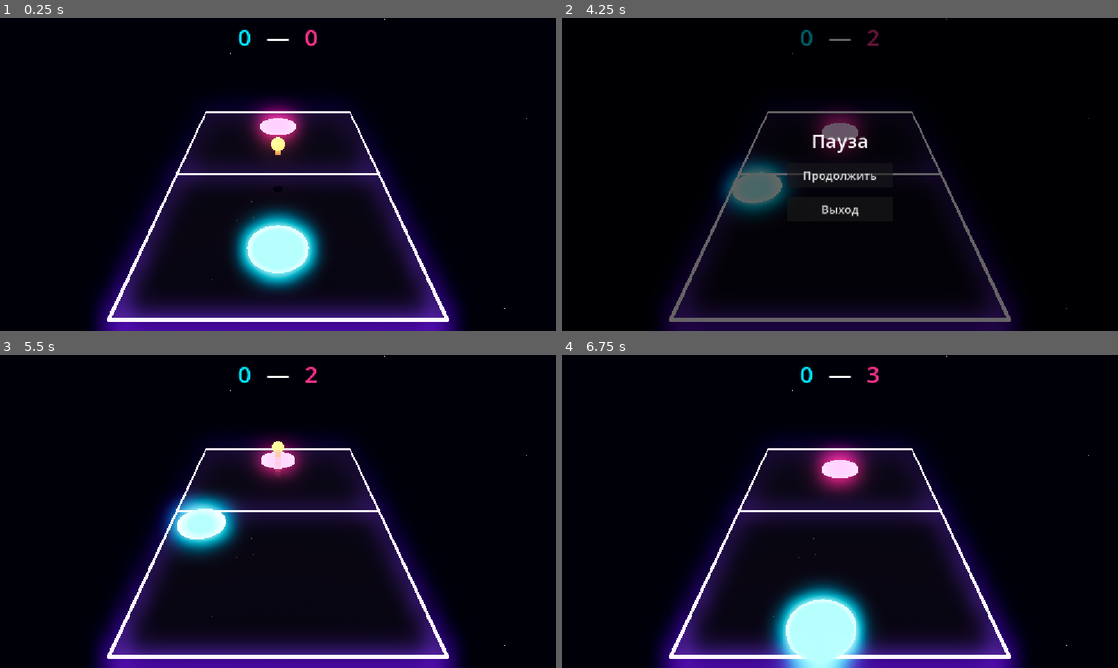
Above: before the commit, frames 1-4 (two rows, left to right).
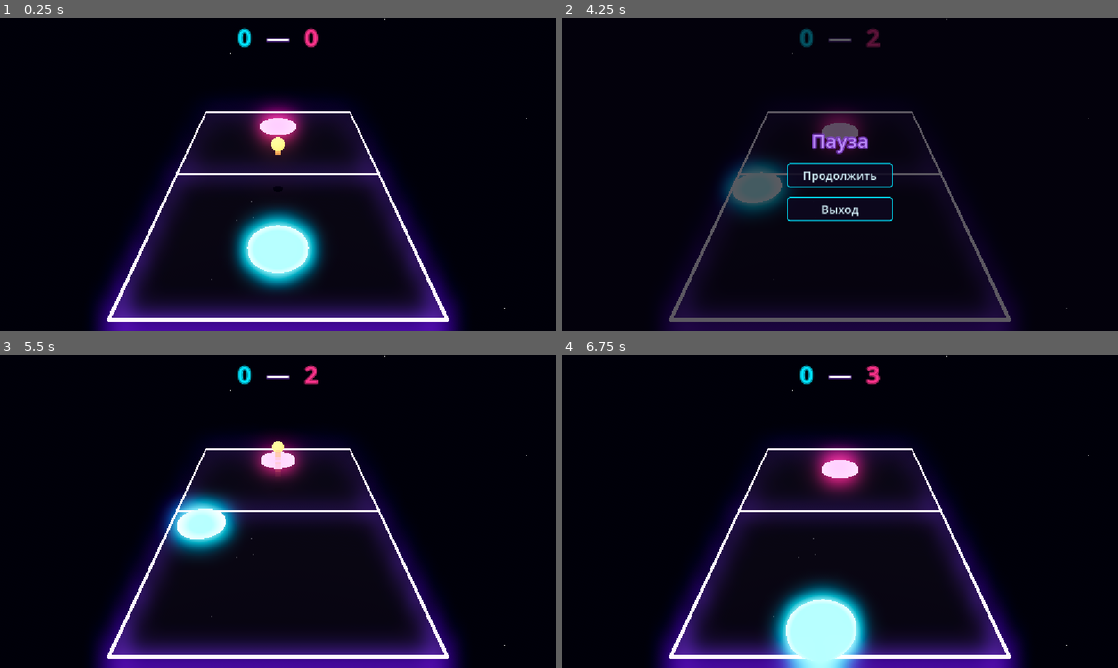
Above: after the commit, the same moments.

Repository: konserva93/galaxy-pong-2
Game: Godot game, scene res://scenes/Main.tscn
The game is run twice, just before and just after one commit, with the same random seed, the same clock (stepped at 60 frames per second) and the same inputs. Sound files missing from this copy of the repository are replaced by a short silence.
Inputs (mouse positions are in pixels of both pictures, inside the frame that each line leads up to):
- Up to frame 1 (0.25 s): no input
- Up to frame 2 (4.25 s): move the mouse to (962, 158) at 0.52 s; hold D (move_right) 0.53-1.28 s; click (962, 158) at 0.67 s; tap Enter at 1.25 s; move the mouse to (728, 190) at 1.27 s; hold S (move_back) 1.28-2.03 s; move the mouse to (895, 105) at 2.02 s; hold D (move_right) 2.03-2.78 s; move the mouse to (812, 237) at 2.77 s; hold W (move_forward) 2.78-3.53 s; click (812, 237) at 2.92 s; move the mouse to (1006, 221) at 3.52 s; hold A (move_left) from 3.53 s (still down); tap Escape (pause) at 4.15 s
- Up to frame 3 (5.5 s): move the mouse to (111, 464) at 4.27 s; release A (move_left) at 5 s; click "Продолжить" at 5 s
- Up to frame 4 (6.75 s): tap Space (restart) at 5.75 s; move the mouse to (867, 511) at 5.77 s; hold S (move_back) 5.78-6.53 s; click (867, 511) at 5.92 s; move the mouse to (756, 433) at 6.52 s; hold D (move_right) from 6.53 s (still down)

The runs differ from the first frame. In frame 1, 0.2% of the frame differs, in the area x 42-58%, y 3-10%; in frame 2, 1.2%, in the area x 40-60%, y 3-66%; in frame 3, 0.2%; in frame 4, 0.2%.

Commit message:
feat: neon styling for HUD/PauseMenu/GameOverScreen (task 6.5)
Text glow is emulated (no custom font) via font_outline_color plus a
zero-offset font_shadow_color, which reads as a halo rather than a
drop shadow. HUD score labels and menu titles pick up the same
cyan/orange-pink/purple palette as the 3D scene (purple reused from
the 6.2 field grid as a neutral, non-side-specific accent for menu
titles). GameOverScreen's winner text now recolors to the actual
winner's hue instead of staying neutral.

PauseMenu/GameOverScreen dim backgrounds shift from flat black to the
same dark-purple tint as the skybox/fog, and their buttons share a new
theme/neon_theme.tres (dark fill, cyan border) instead of the default
gray Godot theme.

Diff:
--- a/scenes/GameOverScreen.tscn
+++ b/scenes/GameOverScreen.tscn
@@ -1,18 +1,20 @@
-[gd_scene load_steps=2 format=3]
+[gd_scene load_steps=3 format=3]
 
 [ext_resource type="Script" path="res://scripts/game_over_screen.gd" id="1_game_over_screen"]
+[ext_resource type="Theme" path="res://theme/neon_theme.tres" id="2_neon_theme"]
 
 [node name="GameOverScreen" type="Control"]
 process_mode = 3
 anchor_right = 1.0
 anchor_bottom = 1.0
 visible = false
+theme = ExtResource("2_neon_theme")
 script = ExtResource("1_game_over_screen")
 
 [node name="DimBackground" type="ColorRect" parent="."]
 anchor_right = 1.0
 anchor_bottom = 1.0
-color = Color(0, 0, 0, 0.7)
+color = Color(0.02, 0.01, 0.05, 0.75)
 
 [node name="CenterContainer" type="CenterContainer" parent="."]
 anchor_right = 1.0
@@ -25,7 +27,13 @@
 
 [node name="WinnerLabel" type="Label" parent="CenterContainer/VBoxContainer"]
 horizontal_alignment = 1
-theme_override_colors/font_color = Color(1, 1, 1, 1)
+theme_override_colors/font_color = Color(0.75, 0.55, 1, 1)
+theme_override_colors/font_outline_color = Color(0.15, 0.05, 0.25, 1)
+theme_override_colors/font_shadow_color = Color(0.6, 0.25, 1, 0.9)
+theme_override_constants/outline_size = 4
+theme_override_constants/shadow_outline_size = 10
+theme_override_constants/shadow_offset_x = 0
+theme_override_constants/shadow_offset_y = 0
 theme_override_font_sizes/font_size = 44
 text = "Ты выиграл!"
 
--- a/scenes/HUD.tscn
+++ b/scenes/HUD.tscn
@@ -25,12 +25,24 @@
 horizontal_alignment = 1
 vertical_alignment = 1
 theme_override_colors/font_color = Color(0, 0.9, 1, 1)
+theme_override_colors/font_outline_color = Color(0, 0.25, 0.3, 1)
+theme_override_colors/font_shadow_color = Color(0, 0.9, 1, 0.9)
+theme_override_constants/outline_size = 4
+theme_override_constants/shadow_outline_size = 10
+theme_override_constants/shadow_offset_x = 0
+theme_override_constants/shadow_offset_y = 0
 theme_override_font_sizes/font_size = 48
 text = "0"
 
 [node name="SeparatorLabel" type="Label" parent="TopBar/ScoreRow"]
 vertical_alignment = 1
 theme_override_colors/font_color = Color(1, 1, 1, 1)
+theme_override_colors/font_outline_color = Color(0.1, 0.05, 0.2, 1)
+theme_override_colors/font_shadow_color = Color(0.6, 0.25, 1, 0.6)
+theme_override_constants/outline_size = 3
+theme_override_constants/shadow_outline_size = 8
+theme_override_constants/shadow_offset_x = 0
+theme_override_constants/shadow_offset_y = 0
 theme_override_font_sizes/font_size = 48
 text = "—"
 
@@ -39,5 +51,11 @@
 horizontal_alignment = 1
 vertical_alignment = 1
 theme_override_colors/font_color = Color(1, 0.2, 0.55, 1)
+theme_override_colors/font_outline_color = Color(0.3, 0.05, 0.15, 1)
+theme_override_colors/font_shadow_color = Color(1, 0.2, 0.55, 0.9)
+theme_override_constants/outline_size = 4
+theme_override_constants/shadow_outline_size = 10
+theme_override_constants/shadow_offset_x = 0
+theme_override_constants/shadow_offset_y = 0
 theme_override_font_sizes/font_size = 48
 text = "0"
--- a/scenes/PauseMenu.tscn
+++ b/scenes/PauseMenu.tscn
@@ -1,18 +1,20 @@
-[gd_scene load_steps=2 format=3]
+[gd_scene load_steps=3 format=3]
 
 [ext_resource type="Script" path="res://scripts/pause_menu.gd" id="1_pause_menu"]
+[ext_resource type="Theme" path="res://theme/neon_theme.tres" id="2_neon_theme"]
 
 [node name="PauseMenu" type="Control"]
 process_mode = 3
 anchor_right = 1.0
 anchor_bottom = 1.0
 visible = false
+theme = ExtResource("2_neon_theme")
 script = ExtResource("1_pause_menu")
 
 [node name="DimBackground" type="ColorRect" parent="."]
 anchor_right = 1.0
 anchor_bottom = 1.0
-color = Color(0, 0, 0, 0.6)
+color = Color(0.02, 0.01, 0.05, 0.65)
 
 [node name="CenterContainer" type="CenterContainer" parent="."]
 anchor_right = 1.0
@@ -25,7 +27,13 @@
 
 [node name="TitleLabel" type="Label" parent="CenterContainer/VBoxContainer"]
 horizontal_alignment = 1
-theme_override_colors/font_color = Color(1, 1, 1, 1)
+theme_override_colors/font_color = Color(0.75, 0.55, 1, 1)
+theme_override_colors/font_outline_color = Color(0.15, 0.05, 0.25, 1)
+theme_override_colors/font_shadow_color = Color(0.6, 0.25, 1, 0.9)
+theme_override_constants/outline_size = 4
+theme_override_constants/shadow_outline_size = 10
+theme_override_constants/shadow_offset_x = 0
+theme_override_constants/shadow_offset_y = 0
 theme_override_font_sizes/font_size = 40
 text = "Пауза"
 
--- a/scripts/game_over_screen.gd
+++ b/scripts/game_over_screen.gd
@@ -8,6 +8,11 @@
 @onready var _winner_label: Label = $CenterContainer/VBoxContainer/WinnerLabel
 @onready var _restart_button: Button = $CenterContainer/VBoxContainer/RestartButton
 @onready var _exit_button: Button = $CenterContainer/VBoxContainer/ExitButton
+
+# Те же оттенки, что у весла игрока/AI (см. PlayerPaddle.tscn/AIPaddle.tscn) —
+# текст победителя подсвечивается его собственным неоновым цветом.
+const PLAYER_COLOR := Color(0, 0.9, 1, 1)
+const AI_COLOR := Color(1, 0.2, 0.55, 1)
 
 
 func _ready() -> void:
@@ -30,6 +35,9 @@
 
 func _on_game_over(winner: String) -> void:
 	_winner_label.text = "Ты выиграл!" if winner == "player" else "AI выиграл"
+	var color := PLAYER_COLOR if winner == "player" else AI_COLOR
+	_winner_label.add_theme_color_override("font_color", color)
+	_winner_label.add_theme_color_override("font_shadow_color", Color(color.r, color.g, color.b, 0.9))
 	visible = true
 
 
--- a/tests/game_over_screen_test.gd
+++ b/tests/game_over_screen_test.gd
@@ -59,6 +59,12 @@
 	_ok = _ok and root.get_tree().paused
 	_ok = _ok and screen.visible
 	_ok = _ok and winner_label.text == "Ты выиграл!"
+
+	# Задача 6.5: текст победителя подсвечивается его собственным неоновым
+	# цветом (тот же циан, что у весла игрока -- см. PlayerPaddle.tscn).
+	var font_color: Color = winner_label.get_theme_color("font_color")
+	print("winner_label font_color=%s (expect player cyan)" % font_color)
+	_ok = _ok and font_color.is_equal_approx(Color(0, 0.9, 1, 1))
 
 	# Вёсла тоже должны стоять на месте, не только мяч.
 	var player_pos_before: Vector3 = player.position
--- /dev/null
+++ b/tests/ui_style_test.gd
@@ -0,0 +1,61 @@
+extends SceneTree
+
+## Регрессия для задачи 6.5 (стиль UI): проверяет только то, что можно
+## проверить программно — HUD-подписи получили эмуляцию неонового свечения
+## (обводка + "тень" с нулевым смещением как ореол), PauseMenu/GameOverScreen
+## используют общую неоновую Theme для кнопок и больше не используют плоский
+## чёрный фон-затемнение. Как это реально выглядит (читаемость, баланс
+## яркости) — решает пользователь при живом просмотре, как и с 4.1/2.1.
+##
+## Запуск: см. reference-godot-cli в памяти проекта.
+
+var _ok := true
+
+
+func _initialize() -> void:
+	call_deferred("_run")
+
+
+func _run() -> void:
+	var main_scene: PackedScene = load("res://scenes/Main.tscn")
+	var main: Node3D = main_scene.instantiate()
+	root.add_child(main)
+	await physics_frame
+
+	_check_hud_glow(main)
+	_check_menu_theme_and_background(main, "UI/PauseMenu", Color(0.02, 0.01, 0.05, 0.65))
+	_check_menu_theme_and_background(main, "UI/GameOverScreen", Color(0.02, 0.01, 0.05, 0.75))
+
+	print("RESULT: ", "PASS" if _ok else "FAIL")
+	quit(0 if _ok else 1)
+
+
+func _check_hud_glow(main: Node3D) -> void:
+	print("--- HUD score labels emulate a neon glow (outline + zero-offset shadow halo) ---")
+
+	var hud: Control = main.get_node("UI/HUD")
+	for label_path in ["TopBar/ScoreRow/PlayerScoreLabel", "TopBar/ScoreRow/AIScoreLabel"]:
+		var label: Label = hud.get_node(label_path)
+		var outline_size: int = label.get_theme_constant("outline_size")
+		var shadow_size: int = label.get_theme_constant("shadow_outline_size")
+		var shadow_off_x: int = label.get_theme_constant("shadow_offset_x")
+		print("%s outline_size=%d shadow_outline_size=%d shadow_offset_x=%d" % [
+			label_path, outline_size, shadow_size, shadow_off_x
+		])
+		_ok = _ok and outline_size > 0
+		_ok = _ok and shadow_size > 0
+		_ok = _ok and shadow_off_x == 0 # смещение 0 -- это именно ореол/glow, а не отбрасываемая тень
+
+
+func _check_menu_theme_and_background(main: Node3D, node_path: String, expected_bg: Color) -> void:
+	print("--- %s uses the shared neon button theme and a tinted (not flat black) dim background ---" % node_path)
+
+	var screen: Control = main.get_node(node_path)
+	print("theme=%s" % screen.theme)
+	_ok = _ok and screen.theme != null
+	_ok = _ok and screen.theme.get_stylebox("normal", "Button") != null
+
+	var dim_bg: ColorRect = screen.get_node("DimBackground")
+	print("dim_bg.color=%s (expect %s)" % [dim_bg.color, expected_bg])
+	_ok = _ok and dim_bg.color.is_equal_approx(expected_bg)
+	_ok = _ok and dim_bg.color != Color(0, 0, 0, dim_bg.color.a) # не голый чёрный, как было раньше
--- /dev/null
+++ b/theme/neon_theme.tres
@@ -0,0 +1,48 @@
+[gd_resource type="Theme" load_steps=4 format=3]
+
+[sub_resource type="StyleBoxFlat" id="StyleBoxFlat_button_normal"]
+bg_color = Color(0.05, 0.03, 0.12, 0.85)
+border_width_left = 2
+border_width_top = 2
+border_width_right = 2
+border_width_bottom = 2
+border_color = Color(0, 0.9, 1, 1)
+corner_radius_top_left = 6
+corner_radius_top_right = 6
+corner_radius_bottom_right = 6
+corner_radius_bottom_left = 6
+
+[sub_resource type="StyleBoxFlat" id="StyleBoxFlat_button_hover"]
+bg_color = Color(0.08, 0.05, 0.18, 0.9)
+border_width_left = 2
+border_width_top = 2
+border_width_right = 2
+border_width_bottom = 2
+border_color = Color(0.4, 1, 1, 1)
+corner_radius_top_left = 6
+corner_radius_top_right = 6
+corner_radius_bottom_right = 6
+corner_radius_bottom_left = 6
+
+[sub_resource type="StyleBoxFlat" id="StyleBoxFlat_button_pressed"]
+bg_color = Color(0, 0.5, 0.55, 0.9)
+border_width_left = 2
+border_width_top = 2
+border_width_right = 2
+border_width_bottom = 2
+border_color = Color(0, 0.9, 1, 1)
+corner_radius_top_left = 6
+corner_radius_top_right = 6
+corner_radius_bottom_right = 6
+corner_radius_bottom_left = 6
+
+[resource]
+Button/colors/font_color = Color(0.85, 0.97, 1, 1)
+Button/colors/font_hover_color = Color(0, 0.9, 1, 1)
+Button/colors/font_pressed_color = Color(0, 0.9, 1, 1)
+Button/colors/font_focus_color = Color(0, 0.9, 1, 1)
+Button/font_sizes/font_size = 24
+Button/styles/normal = SubResource("StyleBoxFlat_button_normal")
+Button/styles/hover = SubResource("StyleBoxFlat_button_hover")
+Button/styles/pressed = SubResource("StyleBoxFlat_button_pressed")
+Button/styles/focus = SubResource("StyleBoxFlat_button_hover")
Not shown, added: tests/ui_style_test.gd.uid
Not shown, changed: docs/DevelopmentPlan.md
